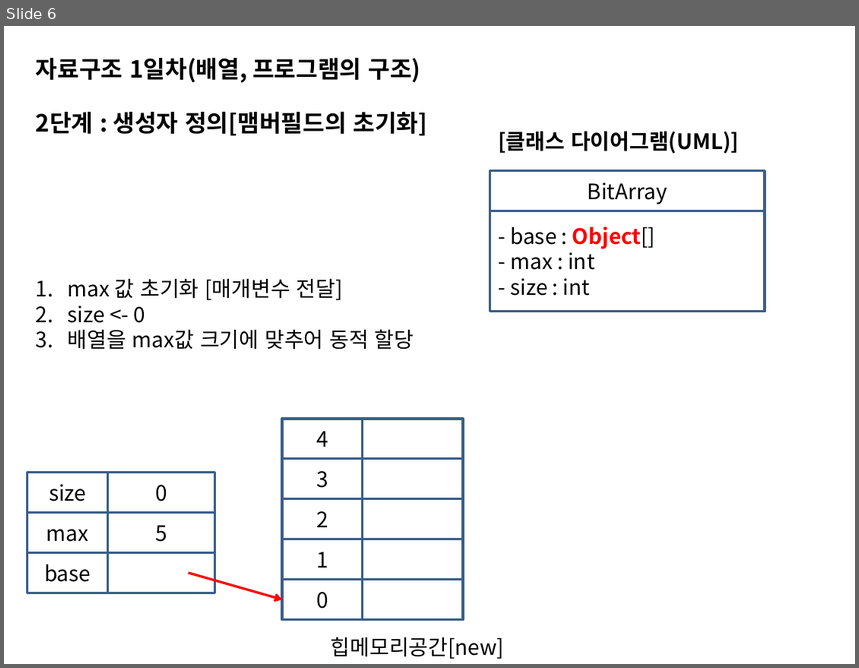
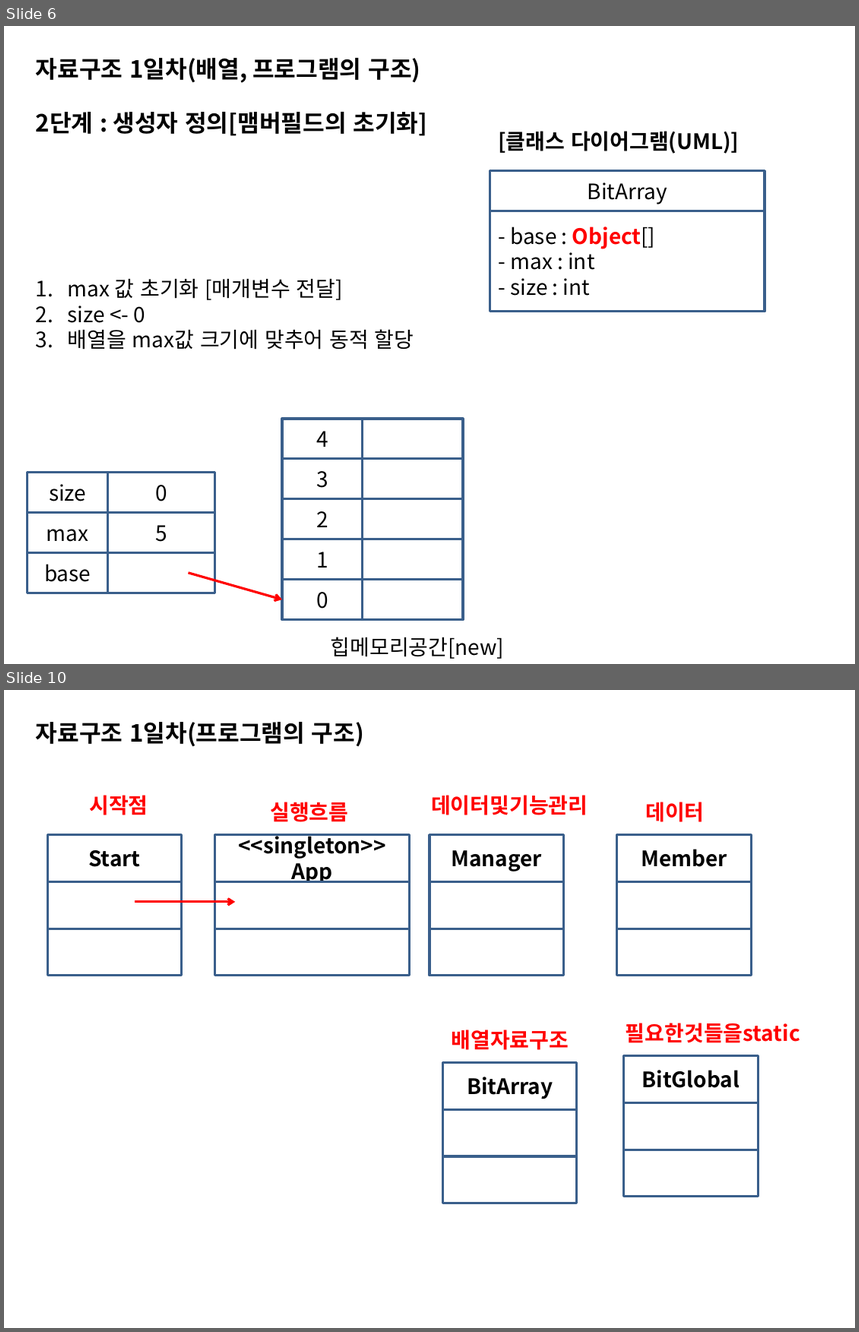
Before and after one commit to sing2song/TILDS, a slide deck: Java자료구조.pptx. Shown one above the other, each under a label of ours: slide 6 before the commit, slides 6 and 10 after it; the slides between them are not shown. The pictures are 859x668 and 859x1332 pixels, drawn with LibreOffice and Linux fonts; fonts in the diff are those of the drawing. Boxes give left, top, right and bottom in pixels: in the first picture for what was removed or moved away, otherwise in the second. Text is boxed around its words. In the diff, an @@ line names an element or a change of style, - is before the commit and + after.

```diff
--- a/Java자료구조.pptx
+++ b/Java자료구조.pptx
@@ slide 10 added at bbox=[4, 690, 855, 1328], background #FFFFFF @@
@@ text added at bbox=[36, 722, 364, 746], 20 pt, text #000000, bold @@
+자료구조 1일차(프로그램의 구조)
@@ text added at bbox=[89, 795, 148, 815], 18 pt, text #FF0000, bold @@
+시작점
@@ text added at bbox=[270, 802, 348, 822], 18 pt, text #FF0000, bold @@
+실행흐름
@@ text added at bbox=[431, 795, 588, 815], 18 pt, text #FF0000, bold @@
+데이터및기능관리
@@ text added at bbox=[645, 802, 704, 822], 18 pt, text #FF0000, bold @@
+데이터
@@ rectangle added at bbox=[47, 834, 181, 882], fill #FFFFFF, outline #3A5F8C 2 pt, 18 pt, text #000000, bold @@
+Start
@@ rectangle added at bbox=[215, 834, 409, 882], fill #FFFFFF, outline #3A5F8C 2 pt, 18 pt, text #000000, bold @@
+<<singleton>>
+App
@@ rectangle added at bbox=[430, 834, 563, 882], fill #FFFFFF, outline #3A5F8C 2 pt, 18 pt, text #000000, bold @@
+Manager
@@ rectangle added at bbox=[617, 834, 750, 882], fill #FFFFFF, outline #3A5F8C 2 pt, 18 pt, text #000000, bold @@
+Member
@@ rectangle added at bbox=[47, 882, 181, 929], fill #FFFFFF, outline #3A5F8C 2 pt @@
@@ rectangle added at bbox=[215, 882, 409, 929], fill #FFFFFF, outline #3A5F8C 2 pt @@
@@ rectangle added at bbox=[430, 882, 563, 929], fill #FFFFFF, outline #3A5F8C 2 pt @@
@@ rectangle added at bbox=[617, 882, 750, 929], fill #FFFFFF, outline #3A5F8C 2 pt @@
@@ arrow added from (135, 902) to (236, 902), #FF0000 2 pt @@
@@ rectangle added at bbox=[47, 929, 181, 976], fill #FFFFFF, outline #3A5F8C 2 pt @@
@@ rectangle added at bbox=[215, 929, 409, 976], fill #FFFFFF, outline #3A5F8C 2 pt @@
@@ rectangle added at bbox=[430, 929, 563, 976], fill #FFFFFF, outline #3A5F8C 2 pt @@
@@ rectangle added at bbox=[617, 929, 750, 976], fill #FFFFFF, outline #3A5F8C 2 pt @@
@@ text added at bbox=[452, 1030, 569, 1050], 18 pt, text #FF0000, bold @@
+배열자료구조
@@ text added at bbox=[626, 1023, 800, 1043], 18 pt, text #FF0000, bold @@
+필요한것들을static
@@ rectangle added at bbox=[443, 1063, 577, 1110], fill #FFFFFF, outline #3A5F8C 2 pt, 18 pt, text #000000, bold @@
+BitArray
@@ rectangle added at bbox=[623, 1056, 757, 1103], fill #FFFFFF, outline #3A5F8C 2 pt, 18 pt, text #000000, bold @@
+BitGlobal
@@ rectangle added at bbox=[443, 1110, 577, 1157], fill #FFFFFF, outline #3A5F8C 2 pt @@
@@ rectangle added at bbox=[623, 1103, 757, 1150], fill #FFFFFF, outline #3A5F8C 2 pt @@
@@ rectangle added at bbox=[443, 1157, 577, 1203], fill #FFFFFF, outline #3A5F8C 2 pt @@
@@ rectangle added at bbox=[623, 1150, 757, 1196], fill #FFFFFF, outline #3A5F8C 2 pt @@
```
Also in this commit, not shown: 4 other slides added, 1 other file.
